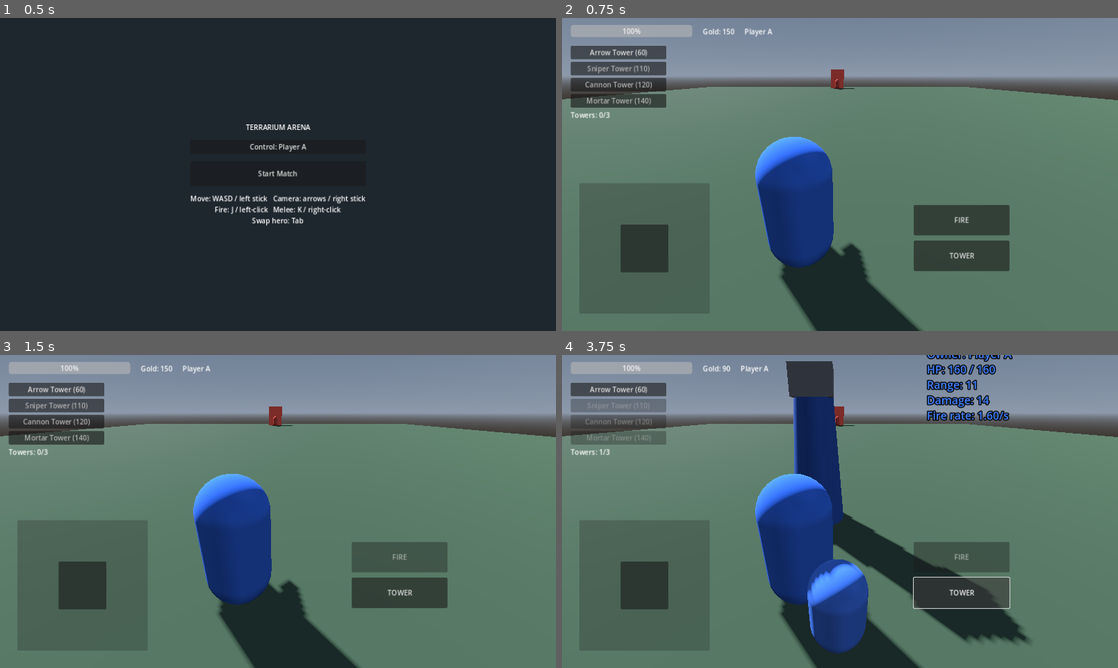
Above: before the commit, frames 1-4 (two rows, left to right).
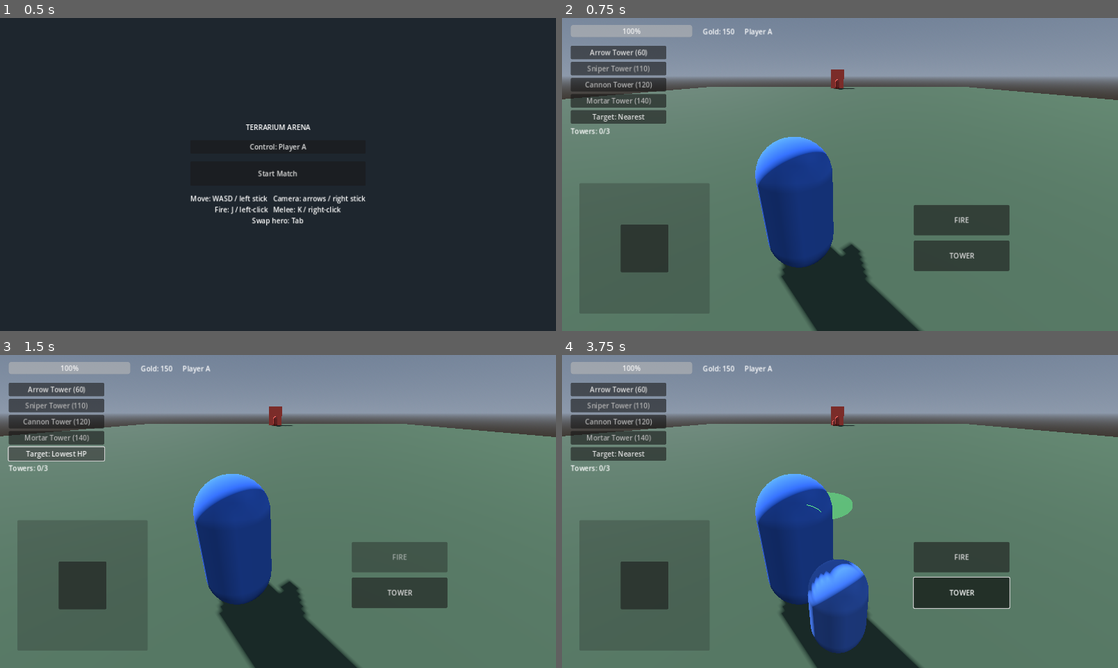
Above: after the commit, the same moments.

Repository: KevinFrazier/TerrariumGame
Game: Godot game, scene res://scenes/ui/lobby.tscn
The game is run twice, just before and just after one commit, with the same random seed, the same clock (stepped at 60 frames per second) and the same inputs.
Inputs (mouse positions are in pixels of both pictures, inside the frame that each line leads up to):
- Up to frame 1 (0.5 s): no input
- Up to frame 2 (0.75 s): click "Start Match" at 0.5 s
- Up to frame 3 (1.5 s): click (55, 455) at 1.25 s, where only the run after the commit has a clickable "Target: Nearest"
- Up to frame 4 (3.75 s): click (617, 455) at 2 s, where only the run after the commit has a clickable "Target: Lowest HP"; click (617, 455) at 2.75 s, where only the run after the commit has a clickable "Target: Highest HP"; click "TOWER" at 3.5 s

Frame 1 is identical in both runs. In frame 2, 0.8% of the frame differs, in the area x 1-19%, y 29-38%; in frame 3, 0.9%; in frame 4, 11%, in the area x 1-85%, y 0-96%.

Commit message:
Aimable tower throw, target-priority option, and navmesh minion pathing
- Tower throw is a toggle again so you keep full camera aim while armed: tap the
  ability button to arm/aim (arc shows, thumb free), tap again to throw.
- Build menu gains a "Target: Nearest/Lowest HP/Highest HP" cycle button; the
  chosen preference (GameState.target_priority) is applied to each tower as it is
  built or thrown.
- Minions now use a NavigationAgent3D to find the shortest path across a baked
  NavigationRegion3D, routing around cores and towers. The region bakes from
  static colliders in the "navigation_source" group and re-bakes when a tower is
  built. Replaces the old hardcoded waypoint lane.

https://claude.ai/code/session_01Skn99HhTrFfZzm87aCd6zC

Diff:
--- a/scenes/entities/minion.tscn
+++ b/scenes/entities/minion.tscn
@@ -37,3 +37,10 @@
 [node name="HealthComponent" type="Node" parent="."]
 script = ExtResource("3_health")
 max_hp = 60.0
+
+[node name="NavAgent" type="NavigationAgent3D" parent="."]
+path_desired_distance = 0.6
+target_desired_distance = 1.0
+radius = 0.4
+height = 1.2
+avoidance_enabled = false
--- a/scenes/main/arena.tscn
+++ b/scenes/main/arena.tscn
@@ -37,6 +37,8 @@
 [node name="DirectionalLight3D" type="DirectionalLight3D" parent="."]
 transform = Transform3D(0.766044, -0.413176, 0.492404, 0, 0.766044, 0.642788, -0.642788, -0.492404, 0.586824, 0, 25, 0)
 shadow_enabled = true
+
+[node name="NavRegion" type="NavigationRegion3D" parent="."]
 
 [node name="Ground" type="StaticBody3D" parent="."]
 collision_layer = 3
--- a/scenes/ui/hud.tscn
+++ b/scenes/ui/hud.tscn
@@ -110,7 +110,7 @@
 [node name="TowerButton" type="Button" parent="Actions"]
 custom_minimum_size = Vector2(140, 70)
 layout_mode = 2
-toggle_mode = false
+toggle_mode = true
 text = "TOWER"
 
 [node name="ResultPanel" type="Panel" parent="."]
--- a/scripts/autoload/game_state.gd
+++ b/scripts/autoload/game_state.gd
@@ -9,6 +9,7 @@
 var winner: Team.Id = Team.Id.NEUTRAL
 var match_active: bool = false
 var selected_tower: TowerDefinition          ## Tower type the build menu/throw will place.
+var target_priority: Targeter.Priority = Targeter.Priority.NEAREST  ## Targeting preference for newly built towers.
 var aim_sensitivity: float = 0.5             ## Aim stick sensitivity; 1.0 = full, 0.5 = half (default).
 
 var _currency := {Team.Id.A: 0, Team.Id.B: 0}
--- a/scripts/entities/hero.gd
+++ b/scripts/entities/hero.gd
@@ -152,11 +152,12 @@
 	_auto_melee()
 
 	if controlled:
-		# Hold the tower button to aim the arc, release to throw.
+		# Tap to arm/aim (you keep full camera aim while armed); tap again to throw.
 		if Input.is_action_just_pressed("ability_1"):
-			set_tower_throw_armed(true)
-		elif Input.is_action_just_released("ability_1"):
-			release_tower_throw()
+			if _throw_armed:
+				release_tower_throw()
+			else:
+				set_tower_throw_armed(true)
 		# Projectile fires on release.
 		if Input.is_action_just_released("fire"):
 			fire()
@@ -251,6 +252,7 @@
 	tower.definition = def
 	get_tree().current_scene.add_child(tower)
 	tower.global_position = spot
+	tower.set_targeting_priority(GameState.target_priority)
 	EventBus.tower_built.emit(int(build_team), tower)
 
 func _ensure_throw_visuals() -> void:
--- a/scripts/entities/minion.gd
+++ b/scripts/entities/minion.gd
@@ -1,8 +1,9 @@
 class_name Minion
 extends CombatActor
-## Lane creep. Marches along waypoints toward the enemy core; if the shared
-## Targeter finds an enemy in range, it stops to attack on a cooldown. Awards a
-## bounty to the killer's team on death.
+## Lane creep. Uses a NavigationAgent3D to find the shortest path across the
+## arena's NavigationRegion3D toward the enemy core, routing around structures.
+## If the shared Targeter finds an enemy in range, it stops to attack on a
+## cooldown. Awards a bounty to the killer's team on death.
 
 @export var move_speed: float = 4.0
 @export var attack_damage: float = 10.0
@@ -10,12 +11,12 @@
 @export var attack_range: float = 2.4
 @export var bounty: int = 15
 
-var _path: PackedVector3Array = PackedVector3Array()
-var _path_index: int = 0
+var _destination: Vector3 = Vector3.ZERO
 var _attack_timer: float = 0.0
 
 @onready var targeter: Targeter = $Targeter
 @onready var mesh: MeshInstance3D = $Mesh
+@onready var nav_agent: NavigationAgent3D = $NavAgent
 
 func _ready() -> void:
 	add_to_group("damageable")
@@ -29,10 +30,11 @@
 	mat.albedo_color = Team.body_color(team).lightened(0.1)
 	mesh.material_override = mat
 
-## World-space waypoints, ending at the enemy core position.
-func set_path(points: PackedVector3Array) -> void:
-	_path = points
-	_path_index = 0
+## Final goal (the enemy core); the nav agent finds the shortest route there.
+func set_destination(world_pos: Vector3) -> void:
+	_destination = world_pos
+	if is_node_ready():
+		nav_agent.target_position = world_pos
 
 func _physics_process(delta: float) -> void:
 	tick_slow(delta)
@@ -46,9 +48,9 @@
 			_stop_horizontal()
 			_try_attack(target)
 		else:
-			_move_toward(target.global_position, delta)
+			_navigate_to(target.global_position, delta)
 	else:
-		_advance_along_path(delta)
+		_navigate_to(_destination, delta)
 
 	if not is_on_floor():
 		velocity.y -= _gravity * delta
@@ -56,21 +58,14 @@
 		velocity.y = 0.0
 	move_and_slide()
 
-func _advance_along_path(delta: float) -> void:
-	if _path.is_empty() or _path_index >= _path.size():
+## Steer one step along the agent's path toward `goal`.
+func _navigate_to(goal: Vector3, delta: float) -> void:
+	nav_agent.target_position = goal
+	if nav_agent.is_navigation_finished():
 		_stop_horizontal()
 		return
-	var goal := _path[_path_index]
-	if global_position.distance_to(goal) < 1.0:
-		_path_index += 1
-		if _path_index >= _path.size():
-			_stop_horizontal()
-			return
-		goal = _path[_path_index]
-	_move_toward(goal, delta)
-
-func _move_toward(world_pos: Vector3, delta: float) -> void:
-	var dir := world_pos - global_position
+	var next := nav_agent.get_next_path_position()
+	var dir := next - global_position
 	dir.y = 0.0
 	if dir.length_squared() < 0.0001:
 		_stop_horizontal()
@@ -79,7 +74,7 @@
 	var spd := move_speed * speed_mult()
 	velocity.x = dir.x * spd
 	velocity.z = dir.z * spd
-	_face_toward(world_pos, delta)
+	_face_toward(next, delta)
 
 func _face_toward(world_pos: Vector3, delta: float) -> void:
 	var dir := world_pos - global_position
--- a/scripts/entities/tower.gd
+++ b/scripts/entities/tower.gd
@@ -37,6 +37,7 @@
 func _ready() -> void:
 	add_to_group("damageable")
 	add_to_group("towers")
+	add_to_group("navigation_source")  # minions navmesh-route around towers
 	collision_layer = Team.body_layer(team) | Team.LAYER_WORLD
 	collision_mask = 0
 	_proj_scene = projectile_scene
@@ -119,6 +120,10 @@
 	if _fire_sound != null and _fire_sound.stream != null:
 		_fire_sound.play()
 
+## Override the targeting preference (e.g. from the build menu) after spawning.
+func set_targeting_priority(p: Targeter.Priority) -> void:
+	_priority = p
+
 func take_damage(amount: float, source: Node = null) -> void:
 	health.take_damage(amount, source)
 
--- a/scripts/main/arena.gd
+++ b/scripts/main/arena.gd
@@ -9,6 +9,7 @@
 @onready var hero_b: Hero = $HeroB
 @onready var spawner_a: WaveSpawner = $SpawnerA
 @onready var spawner_b: WaveSpawner = $SpawnerB
+@onready var nav_region: NavigationRegion3D = $NavRegion
 @onready var hud: GameHUD = $HUD
 
 var _local_hero: Hero
@@ -17,9 +18,12 @@
 	GameState.reset_match()
 	GameState.match_active = true
 
+	_setup_navigation()
 	_configure_lanes()
 	EventBus.minion_died.connect(_on_minion_died)
 	EventBus.core_destroyed.connect(_on_core_destroyed)
+	# Re-bake so freshly built towers become obstacles minions route around.
+	EventBus.tower_built.connect(func(_t, _n): _bake_navigation())
 
 	_assign_control(GameState.local_team)
 
@@ -32,10 +36,33 @@
 	EventBus.currency_changed.emit(int(Team.Id.B), GameState.get_currency(Team.Id.B))
 
 func _configure_lanes() -> void:
-	var a_to_b: PackedVector3Array = [Vector3(0, 0, 0), core_b.global_position]
-	var b_to_a: PackedVector3Array = [Vector3(0, 0, 0), core_a.global_position]
-	spawner_a.configure(Team.Id.A, a_to_b)
-	spawner_b.configure(Team.Id.B, b_to_a)
+	spawner_a.configure(Team.Id.A, core_b.global_position)
+	spawner_b.configure(Team.Id.B, core_a.global_position)
+
+## Build a NavigationMesh over the ground, carving holes around static structures
+## (cores, towers) so minions path around them. Parsed from static colliders in
+## the "navigation_source" group.
+func _setup_navigation() -> void:
+	var nm := NavigationMesh.new()
+	# Match the default navigation map cell size/height to register cleanly.
+	nm.set_cell_size(0.25)
+	nm.set_cell_height(0.25)
+	nm.set_agent_radius(0.4)
+	nm.set_agent_height(1.2)
+	nm.set_agent_max_climb(0.5)
+	nm.set_parsed_geometry_type(NavigationMesh.PARSED_GEOMETRY_STATIC_COLLIDERS)
+	nm.set_collision_mask(Team.LAYER_WORLD | Team.LAYER_GROUND)
+	nm.set_source_geometry_mode(NavigationMesh.SOURCE_GEOMETRY_GROUPS_WITH_CHILDREN)
+	nm.set_source_group_name(&"navigation_source")
+	nav_region.navigation_mesh = nm
+	$Ground.add_to_group("navigation_source")
+	core_a.add_to_group("navigation_source")
+	core_b.add_to_group("navigation_source")
+	_bake_navigation()
+
+func _bake_navigation() -> void:
+	if nav_region:
+		nav_region.bake_navigation_mesh(false)
 
 func _hero_for(team: Team.Id) -> Hero:
 	return hero_a if team == Team.Id.A else hero_b
--- a/scripts/systems/wave_spawner.gd
+++ b/scripts/systems/wave_spawner.gd
@@ -1,7 +1,7 @@
 class_name WaveSpawner
 extends Node3D
-## Spawns timed minion waves at its own position and sends them down a lane
-## (waypoints ending at the enemy core). One spawner per team.
+## Spawns timed minion waves at its own position and sends them toward the enemy
+## core, where each minion navmesh-paths to the destination. One spawner per team.
 
 @export var team: Team.Id = Team.Id.A
 @export var minion_scene: PackedScene = preload("res://scenes/entities/minion.tscn")
@@ -11,17 +11,17 @@
 @export var start_delay_sec: float = 3.0
 @export var auto_start: bool = false
 
-var _waypoints: PackedVector3Array = PackedVector3Array()
+var _destination: Vector3 = Vector3.ZERO
 var _running: bool = false
 
 func _ready() -> void:
 	if auto_start:
 		start()
 
-## Lane waypoints in world space, ending at the enemy core.
-func configure(p_team: Team.Id, waypoints: PackedVector3Array) -> void:
+## Destination in world space (the enemy core); minions navmesh-path to it.
+func configure(p_team: Team.Id, destination: Vector3) -> void:
 	team = p_team
-	_waypoints = waypoints
+	_destination = destination
 
 func start() -> void:
 	if _running:
@@ -54,5 +54,4 @@
 	# Slight lateral scatter so the wave doesn't stack into one column.
 	var jitter := Vector3(randf_range(-1.5, 1.5), 0.0, randf_range(-1.5, 1.5))
 	m.global_position = global_position + jitter
-	if not _waypoints.is_empty():
-		m.set_path(_waypoints)
+	m.set_destination(_destination)
--- a/scripts/ui/build_menu.gd
+++ b/scripts/ui/build_menu.gd
@@ -11,10 +11,13 @@
 	preload("res://resources/towers/mortar_tower.tres"),
 ]
 
+const PRIORITY_NAMES: Array[String] = ["Nearest", "Lowest HP", "Highest HP"]
+
 var active_hero: Hero
 var _placing: bool = false
 var _selected: int = 0
 var _buttons: Array[Button] = []
+var _priority_button: Button
 
 @onready var _count_label: Label = $CountLabel
 @onready var _hint_label: Label = $HintLabel
@@ -22,9 +25,21 @@
 func _ready() -> void:
 	_build_type_buttons()
 	GameState.selected_tower = TOWER_TYPES[_selected]
+	_priority_button = Button.new()
+	_priority_button.pressed.connect(_on_priority_pressed)
+	add_child(_priority_button)
+	move_child(_priority_button, TOWER_TYPES.size())  # below the type buttons, above the labels
+	_update_priority_button()
 	EventBus.tower_built.connect(func(_t, _n): _refresh())
 	EventBus.currency_changed.connect(func(_t, _a): _refresh())
 	_refresh()
+
+func _on_priority_pressed() -> void:
+	GameState.target_priority = ((int(GameState.target_priority) + 1) % PRIORITY_NAMES.size()) as Targeter.Priority
+	_update_priority_button()
+
+func _update_priority_button() -> void:
+	_priority_button.text = "Target: %s" % PRIORITY_NAMES[int(GameState.target_priority)]
 
 func _build_type_buttons() -> void:
 	for i in TOWER_TYPES.size():
@@ -132,6 +147,7 @@
 	tower.definition = def
 	active_hero.get_tree().current_scene.add_child(tower)
 	tower.global_position = point
+	tower.set_targeting_priority(GameState.target_priority)
 	GameState.register_tower(team)
 	EventBus.tower_built.emit(int(team), tower)
 	_placing = false
--- a/scripts/ui/hud.gd
+++ b/scripts/ui/hud.gd
@@ -29,10 +29,10 @@
 	result_panel.visible = false
 	fire_button.text = "FIRE"
 	back_button.pressed.connect(_on_back_pressed)
-	# Projectile shoots on release; the tower throw arms on press, throws on release.
+	# Projectile shoots on release. Tower button is a toggle: tap to arm/aim
+	# (thumb free to aim), tap again to throw.
 	fire_button.button_up.connect(_on_fire_released)
-	tower_button.button_down.connect(_on_tower_pressed)
-	tower_button.button_up.connect(_on_tower_released)
+	tower_button.toggled.connect(_on_tower_toggled)
 	aim_stick.set_sensitivity(GameState.aim_sensitivity)
 	EventBus.currency_changed.connect(_on_currency_changed)
 
@@ -40,12 +40,12 @@
 	if _hero and is_instance_valid(_hero):
 		_hero.fire()
 
-func _on_tower_pressed() -> void:
-	if _hero and is_instance_valid(_hero):
+func _on_tower_toggled(pressed: bool) -> void:
+	if not (_hero and is_instance_valid(_hero)):
+		return
+	if pressed:
 		_hero.set_tower_throw_armed(true)
-
-func _on_tower_released() -> void:
-	if _hero and is_instance_valid(_hero):
+	else:
 		_hero.release_tower_throw()
 
 func set_active_hero(hero: Hero) -> void:
@@ -62,6 +62,9 @@
 	_hero.set_aim_input(aim_stick.get_value())
 	health_bar.value = _hero.health.fraction() * 100.0
 	fire_button.modulate.a = lerpf(0.4, 1.0, _hero.get_fire_ready())
+	# Keep the toggle visual in sync (the hero auto-disarms after throwing).
+	if tower_button.button_pressed != _hero.is_tower_throw_armed():
+		tower_button.set_pressed_no_signal(_hero.is_tower_throw_armed())
 	_update_tower_info()
 
 ## Float a world-space stats panel beside the nearest tower the hero stands by.
